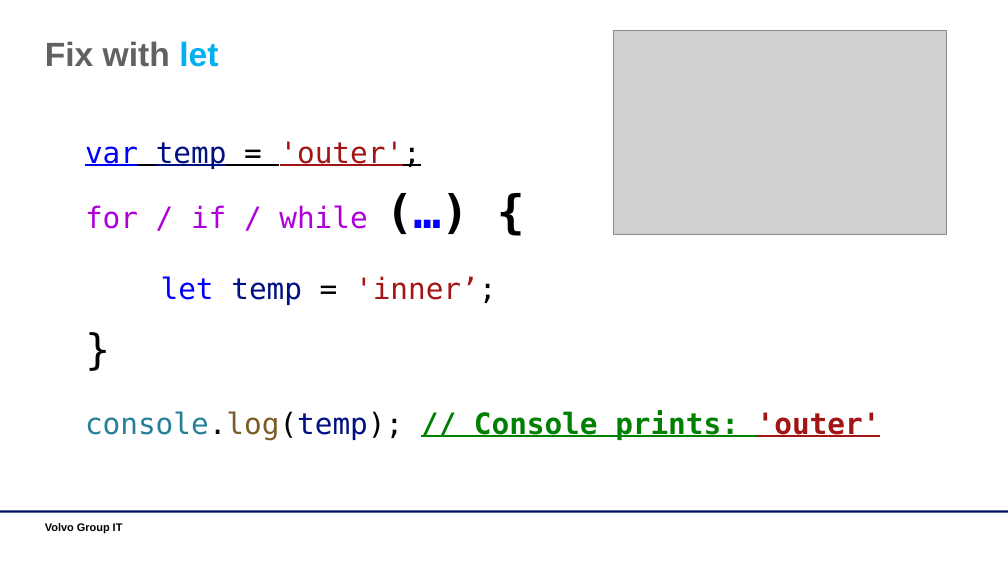
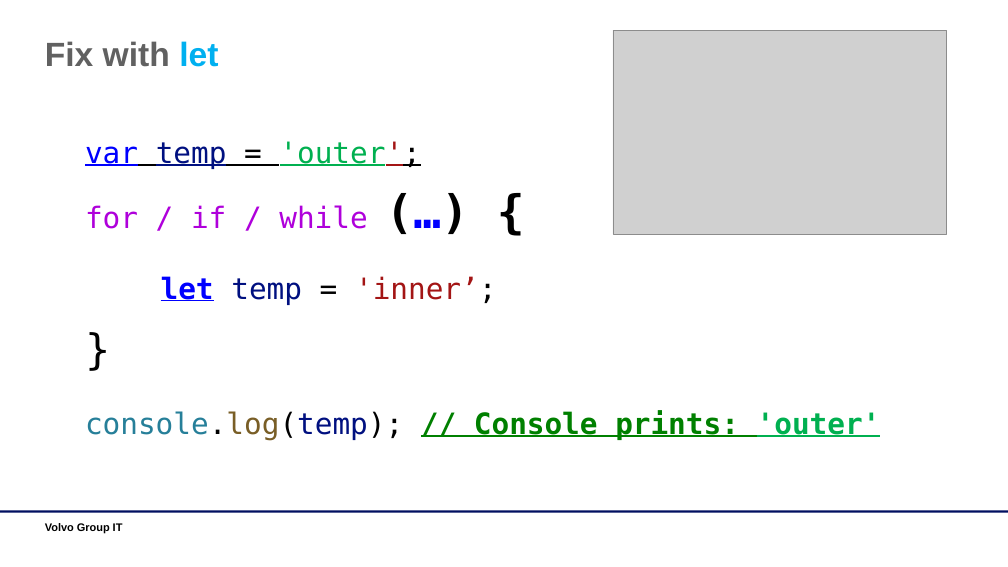
Before and after one commit to dankrz/JsTraining, a slide deck: slide 10 of JsTraining-presentation/JS Training.pptx. Drawn at 1008x567 pixels with LibreOffice and Linux fonts; fonts in the diff are those of the drawing; grey boxes stand for pictures; background and template pictures are left out. Boxes give left, top, right and bottom in pixels: in the first picture for what was removed or moved away, otherwise in the second. Text is boxed around its words. In the diff, an @@ line names an element or a change of style, - is before the commit and + after.

Commit message:
last changes

```diff
--- a/JsTraining-presentation/JS Training.pptx
+++ b/JsTraining-presentation/JS Training.pptx
@@ text at bbox=[85, 141, 881, 440]: text colour #A31515 to #00B050 in "'outer';", "'outer'"; bold on, underline on in "let" @@
```
Also in this commit, not shown: 2 other slides changed.
